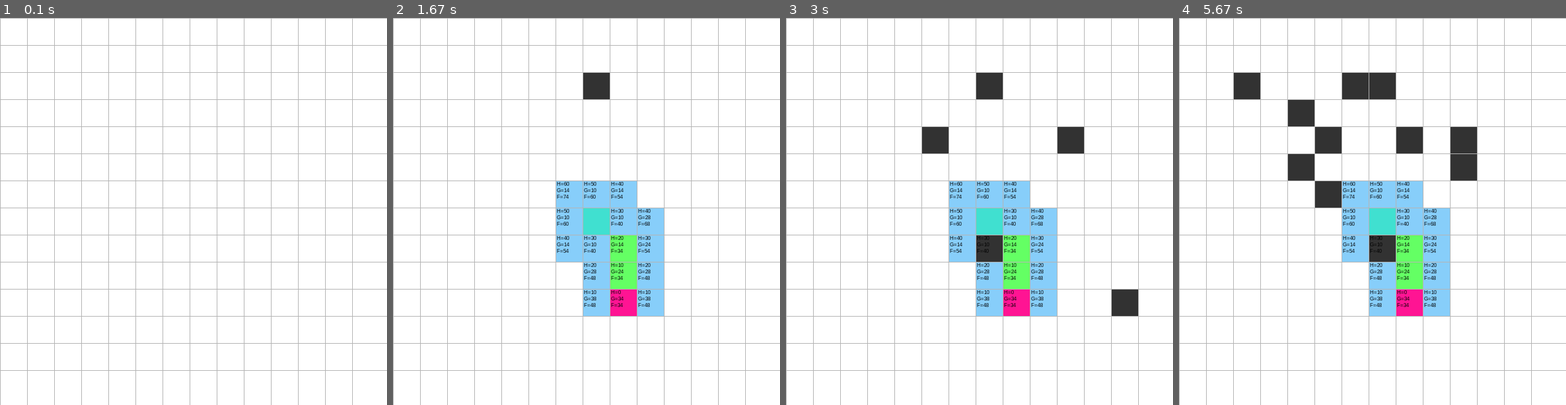
Above: before the commit, frames 1-4 (left to right).
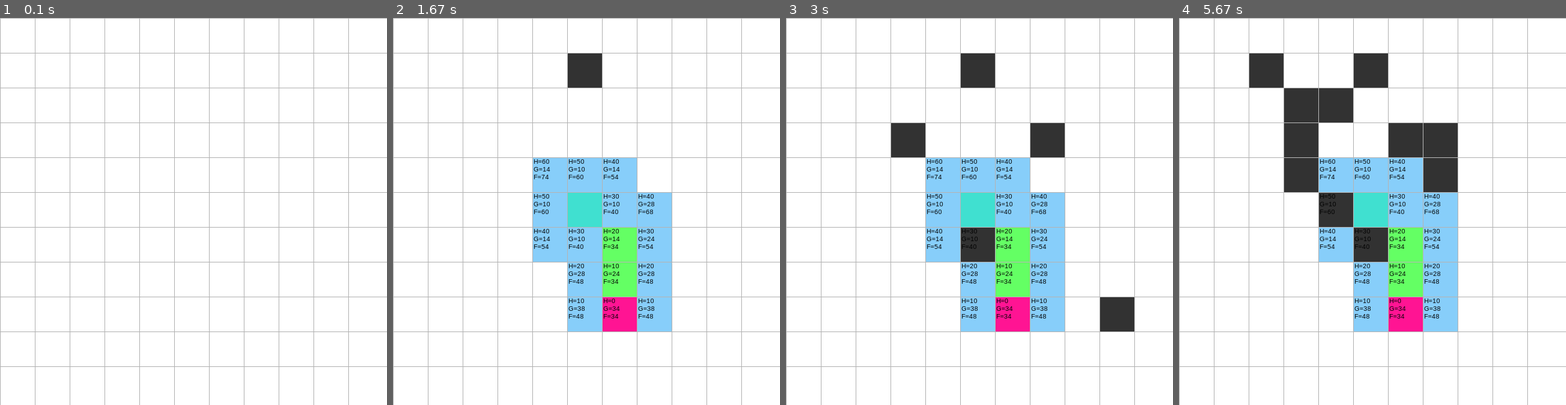
Above: after the commit, the same moments.

Repository: JuanLuisCR/IA
Game: pygame game, started from Aestrella.py
Same seed, same stepped clock (60 frames per second), same inputs: the game is played once before the commit and once after it.
Inputs (mouse positions are in pixels of both pictures, inside the frame that each line leads up to):
- Up to frame 1 (0.1 s): no input
- Up to frame 2 (1.67 s): click (586, 211) at 0.38 s; click (625, 296) at 0.72 s; tap Space at 1 s; click (594, 79) at 1.38 s
- Up to frame 3 (3 s): click (979, 257) at 1.72 s; click (925, 130) at 2.05 s; click (1114, 312) at 2.38 s; click (1060, 141) at 2.72 s
- Up to frame 4 (5.67 s): click (1256, 79) at 3.05 s; right-click (1511, 300) at 3.38 s; click (1287, 180) at 3.72 s; click (1453, 161) at 4.05 s; click (1333, 196) at 4.38 s; click (1298, 118) at 4.72 s; click (1349, 95) at 5.05 s; click (1399, 149) at 5.38 s

The runs differ from the first frame. In frame 1, 6.8% of the frame differs, in the area x 0-100%, y 0-100%; in frame 2, 15%; in frame 3, 18%; in frame 4, 21%.

Commit message:
Proyecto 2 terminado

Diff:
--- a/Aestrella.py
+++ b/Aestrella.py
@@ -5,7 +5,7 @@
 
 # Configuración de la ventana
 ANCHO_VENTANA = 600
-FILAS = 14
+FILAS = 11
 VENTANA = pygame.display.set_mode((ANCHO_VENTANA, ANCHO_VENTANA))
 pygame.display.set_caption("Visualización de Nodos")
 
--- a/Proyecto 3/app/preguntas.py
+++ b/Proyecto 3/app/preguntas.py
@@ -10,17 +10,16 @@
     bloques = [b.strip() for b in bloques if b.strip()]
     return bloques
 
-# Limpiar pregunta para usar como clave de caché
 def limpiar_pregunta(p):
     return re.sub(r"\W+", " ", p.strip().lower())
 
-# Cargar embeddings y textos aborto
+# Cargar embeddings del aborto
 vectores_aborto = np.load("C:/Users/juanl/Desktop/Semestre 9/IA/Proyecto 3/embeddings/aborto.npy")
 with open("C:/Users/juanl/Desktop/Semestre 9/IA/Proyecto 3/data/aborto.txt", encoding="utf-8") as f:
     textos_aborto = dividir_por_bloques(f.read())
 index_aborto = faiss.read_index("C:/Users/juanl/Desktop/Semestre 9/IA/Proyecto 3/embeddings/aborto.faiss")
 
-# Cargar embeddings y textos eutanasia
+# Cargar embeddings de la eutanasia
 vectores_eutanasia = np.load("C:/Users/juanl/Desktop/Semestre 9/IA/Proyecto 3/embeddings/eutanasia.npy")
 with open("C:/Users/juanl/Desktop/Semestre 9/IA/Proyecto 3/data/eutanasia.txt", encoding="utf-8") as f:
     textos_eutanasia = dividir_por_bloques(f.read())
--- a/pygamesc/modelo.py
+++ b/pygamesc/decision_tree.py
@@ -7,7 +7,7 @@
 df = pd.read_csv("C:/Users/juanl/Desktop/Semestre 9/IA/pygamesc/datos_entrenamiento.csv")
 
 # Entradas y salidas
-X = df[["velocidad", "jugador_x", "bala_h_x", "bala_v_x"]]
+X = df[["velocidad", "jugador_x", "bala_h_x", "bala_v_x", "tipo_bala"]]
 y = df[["salto", "accion_horizontal"]]
 
 # Entrenar
--- a/pygamesc/game.py
+++ b/pygamesc/game.py
@@ -1,14 +1,25 @@
 import pygame
 import random
 import pandas as pd
-from joblib import load
+from joblib import dump, load
 from sklearn.tree import DecisionTreeClassifier
+from sklearn.neighbors import KNeighborsClassifier
+import numpy as np
+import warnings
+from sklearn.exceptions import ConvergenceWarning
+from sklearn.neural_network import MLPClassifier
+from sklearn.utils import resample
+
+# Ignorar todos los warnings
+warnings.filterwarnings("ignore", category=UserWarning)
+warnings.filterwarnings("ignore", category=FutureWarning)
+warnings.filterwarnings("ignore", category=ConvergenceWarning)
 
 pygame.init()
 
 w, h = 800, 400
 pantalla = pygame.display.set_mode((w, h))
-pygame.display.set_caption("Juego: Disparo Horizontal y Caída Vertical")
+pygame.display.set_caption("Phaser remastered ultra pro 3000 no DLC incluido")
 
 BLANCO = (255, 255, 255)
 NEGRO = (0, 0, 0)
@@ -43,7 +54,7 @@
 nave_img = pygame.image.load('C:/Users/juanl/Desktop/Semestre 9/IA/pygamesc/assets/game/ufo.png')
 fondo_img = pygame.transform.scale(fondo_img, (w, h))
 
-jugador = pygame.Rect(50, h - 100, 32, 48)
+jugador = pygame.Rect(200, h - 100, 32, 48)
 bala_h = pygame.Rect(w - 50, h - 90, 16, 16)
 bala_v = pygame.Rect(random.randint(0, w - 16), 0, 16, 16)
 nave = pygame.Rect(w - 100, h - 100, 64, 64)
@@ -61,18 +72,206 @@
 fondo_x1 = 0
 fondo_x2 = w
 
-modelo = load("C:/Users/juanl/Desktop/Semestre 9/IA/pygamesc/modelo_arbol_decision.pkl")
+modelo = None
+modelo_actual = "arbol"  # Opciones: 'arbol', 'red', 'knn'
+
+def reiniciar_csv():
+    global datos_modelo
+    datos_modelo = []
+    columnas = [
+        "velocidad_balax", "bala_h_x", "tipo_bala_h",
+        "velocidad_balay", "bala_v_y", "distancia_x",
+        "accion_horizontal", "salto"
+    ]
+    df_vacio = pd.DataFrame(columns=columnas)
+    ruta_csv = "C:/Users/juanl/Desktop/Semestre 9/IA/pygamesc/datos_entrenamiento.csv"
+    df_vacio.to_csv(ruta_csv, index=False)
+    print("🧹 CSV reiniciado.")
+
+def manejar_movimiento_auto():
+    global jugador, salto, salto_altura, en_suelo, modelo_actual
+
+    if not modo_auto:
+        return
+
+    # Decisión salto
+    if bala_h_disparada:
+        X_salto = pd.DataFrame([[velocidad_bala_h, bala_h.x - jugador.x, 0]], columns=["velocidad_balax", "bala_h_x", "tipo_bala_h"])
+
+        try:
+            if modelo_actual == "arbol":
+                modelo_salto = load("C:/Users/juanl/Desktop/Semestre 9/IA/pygamesc/model/decision_tree_h.pkl")
+                if not hasattr(modelo_salto, "predict"):
+                    raise ValueError("El modelo cargado no es válido.")
+                accion_salto = modelo_salto.predict(X_salto)[0]
+            elif modelo_actual == "knn":
+                modelo_salto = load("C:/Users/juanl/Desktop/Semestre 9/IA/pygamesc/model/k_neighbors_h.pkl")
+                if not hasattr(modelo_salto, "predict"):
+                    raise ValueError("El modelo cargado no es válido.")
+                accion_salto = modelo_salto.predict(X_salto)[0]
+            elif modelo_actual == "red":
+                modelo_salto = load("C:/Users/juanl/Desktop/Semestre 9/IA/pygamesc/model/red_neuronal_salto.pkl")
+                accion_salto = modelo_salto.predict(X_salto)[0]
+            else:
+                accion_salto = 0
+        except Exception as e:
+            print("❌ Error al predecir salto:", e)
+            accion_salto = 0
+
+        if accion_salto == 1 and en_suelo and not salto:
+            salto = True
+            en_suelo = False
+
+    # Decisión movimiento horizontal
+        # Decisión movimiento horizontal
+    if bala_v_disparada:
+        distancia_x = bala_v.x - jugador.x  # Nueva distancia horizontal relevante
+        X_mov = pd.DataFrame([[velocidad_bala_v, bala_v.y, distancia_x]],
+            columns=["velocidad_balay", "bala_v_y", "distancia_x"])
+
+        try:
+            if modelo_actual == "arbol":
+                modelo_mov = load("C:/Users/juanl/Desktop/Semestre 9/IA/pygamesc/model/decision_tree_v.pkl")
+                accion_mov = modelo_mov.predict(X_mov)[0]
+            elif modelo_actual == "knn":
+                modelo_mov = load("C:/Users/juanl/Desktop/Semestre 9/IA/pygamesc/model/k_neighbors_v.pkl")
+                accion_mov = modelo_mov.predict(X_mov)[0]
+            elif modelo_actual == "red":
+                modelo_mov = load("C:/Users/juanl/Desktop/Semestre 9/IA/pygamesc/model/red_neuronal_movimiento.pkl")
+                accion_mov = modelo_mov.predict(X_mov)[0]
+            else:
+                accion_mov = 0
+        except Exception as e:
+            print("❌ Error al predecir movimiento:", e)
+            accion_mov = 0
+
+        if accion_mov == -1:
+            jugador.x -= 5
+        elif accion_mov == 1:
+            jugador.x += 5
+
+        jugador.x = max(0, min(w - jugador.width, jugador.x))
+
+# ... ENTRENAMIENTO - K NEIGHBORS ...
+def entrenar_k_neighbors():
+    try:
+        df = pd.read_csv("C:/Users/juanl/Desktop/Semestre 9/IA/pygamesc/datos_entrenamiento.csv")
+        if len(df) < 10:
+            print("⚠️ No hay suficientes datos para entrenar K-Neighbors.")
+            return
+
+        # Modelo de salto
+        X_salto = df[["velocidad_balax", "bala_h_x", "tipo_bala_h"]]
+        y_salto = df["salto"]
+
+        modelo_salto = KNeighborsClassifier(n_neighbors=3)
+        modelo_salto.fit(X_salto, y_salto)
+        dump(modelo_salto, "C:/Users/juanl/Desktop/Semestre 9/IA/pygamesc/model/k_neighbors_h.pkl")
+        print("🤝 K-Neighbors para salto entrenado y guardado.")
+
+        # Modelo de movimiento
+        X_mov = df[["velocidad_balay", "bala_v_y", "distancia_x"]]
+        y_mov = df["accion_horizontal"]
+
+        modelo_mov = KNeighborsClassifier(n_neighbors=3)
+        modelo_mov.fit(X_mov, y_mov)
+        dump(modelo_mov, "C:/Users/juanl/Desktop/Semestre 9/IA/pygamesc/model/k_neighbors_v.pkl")
+        print("🤝 K-Neighbors para movimiento entrenado y guardado.")
+
+    except Exception as e:
+        print("❌ Error al entrenar K-Neighbors:", e)
+
+# ... ENTRENAMIENTO - DECISION TREE ...
+def entrenar_arboles():
+    try:
+        df = pd.read_csv("C:/Users/juanl/Desktop/Semestre 9/IA/pygamesc/datos_entrenamiento.csv")
+        if len(df) < 10:
+            print("⚠️ No hay suficientes datos para entrenar árboles.")
+            return
+
+        # Modelo de salto con bala horizontal
+        X_salto = df[["velocidad_balax", "bala_h_x", "tipo_bala_h"]]
+        y_salto = df["salto"]
+
+        modelo_salto = DecisionTreeClassifier()
+        modelo_salto.fit(X_salto, y_salto)
+        dump(modelo_salto, "C:/Users/juanl/Desktop/Semestre 9/IA/pygamesc/model/decision_tree_h.pkl")
+        print("🌳 Árbol de decisión para salto entrenado y guardado.")
+
+        # Modelo de movimiento con bala vertical
+        X_mov = df[["velocidad_balay", "bala_v_y", "distancia_x"]]
+        y_mov = df["accion_horizontal"]
+
+        modelo_mov = DecisionTreeClassifier()
+        modelo_mov.fit(X_mov, y_mov)
+        dump(modelo_mov, "C:/Users/juanl/Desktop/Semestre 9/IA/pygamesc/model/decision_tree_v.pkl")
+        print("🌳 Árbol de decisión para movimiento entrenado y guardado.")
+
+    except Exception as e:
+        print("❌ Error al entrenar árboles:", e)
+
+# ... ENTRENAMIENTO - RED NEURONAL CON FUNCIÓN DE ACTIVACIÓN TANH ...
+
+def entrenar_red_neuronal():
+    try:
+        df = pd.read_csv("C:/Users/juanl/Desktop/Semestre 9/IA/pygamesc/datos_entrenamiento.csv")
+        if len(df) < 10:
+            print("⚠️ No hay suficientes datos para entrenar.")
+            return
+
+        # Red para salto
+        X_salto = df[["velocidad_balax", "bala_h_x", "tipo_bala_h"]]
+        y_salto = df["salto"]
+        red_salto = MLPClassifier(hidden_layer_sizes=(10,), activation='tanh', max_iter=1000)
+        red_salto.fit(X_salto, y_salto)
+        dump(red_salto, "C:/Users/juanl/Desktop/Semestre 9/IA/pygamesc/model/red_neuronal_salto.pkl")
+        print("🤖 Red neuronal salto entrenada.")
+
+        try:
+            df = pd.read_csv("C:/Users/juanl/Desktop/Semestre 9/IA/pygamesc/datos_entrenamiento.csv")
+
+            df_0 = df[df["accion_horizontal"] == 0]
+            df_1 = df[df["accion_horizontal"] == 1]
+            df_m1 = df[df["accion_horizontal"] == -1]
+
+            # Submuestreo de clase mayoritaria
+            df_0_down = resample(df_0, replace=False, n_samples=800, random_state=42)
+            # Sobremuestreo de clases minoritarias
+            df_1_up = resample(df_1, replace=False, random_state=42)
+            df_m1_up = resample(df_m1, replace=False, random_state=42)
+
+            # Dataset balanceado
+            df_bal = pd.concat([df_0_down, df_1_up, df_m1_up])
+
+            X_mov = df_bal[["velocidad_balay", "bala_v_y", "distancia_x"]]
+            y_mov = df_bal["accion_horizontal"]
+
+            red_mov = MLPClassifier(hidden_layer_sizes=(32, 16), activation='tanh', max_iter=1500, solver='adam', random_state=42)
+            red_mov.fit(X_mov, y_mov)
+            dump(red_mov, "C:/Users/juanl/Desktop/Semestre 9/IA/pygamesc/model/red_neuronal_movimiento.pkl")
+            print("✅ Red neuronal (balanceada) para movimiento horizontal entrenada correctamente.")
+
+            print("Distribución de clases (accion_horizontal):")
+            print(y_mov.value_counts())
+        except Exception as e:
+            print("❌ Error en entrenamiento balanceado de movimiento:", e)
+
+    except Exception as e:
+        print("❌ Error al entrenar redes neuronales:", e)
+
+
 
 def disparar_bala_h():
     global bala_h_disparada, velocidad_bala_h
     if not bala_h_disparada:
         velocidad_bala_h = random.randint(-8, -3)
         bala_h_disparada = True
+        guardar_datos(tipo_bala_h=0)
 
 def disparar_bala_v():
     global bala_v_disparada, velocidad_bala_v
     if not bala_v_disparada:
-        velocidad_bala_v = random.randint(1, 3)  # Velocidad positiva para caída
+        velocidad_bala_v = random.randint(3, 5)
         bala_v_disparada = True
 
 def reset_bala_h():
@@ -82,16 +281,13 @@
 
 def reset_bala_v():
     global bala_v, bala_v_disparada
-    bala_v.y = 0  # Desde arriba
-    bala_v.x = random.randint(0, w - 16)  # Posición horizontal aleatoria
+    bala_v.y = 0
+    bala_v.x = random.randint(0, w - 16)
     bala_v_disparada = False
-
-
-
 
 def guardar_csv():
     df = pd.DataFrame(datos_modelo, columns=[
-        "velocidad", "jugador_x", "bala_h_x", "bala_v_x", "salto", "accion_horizontal"
+        "velocidad_balax", "bala_h_x", "tipo_bala_h", "velocidad_balay", "bala_v_y", "distancia_x", "accion_horizontal", "salto"
     ])
     df.to_csv("C:/Users/juanl/Desktop/Semestre 9/IA/pygamesc/datos_entrenamiento.csv", index=False)
 
@@ -106,38 +302,77 @@
             salto_altura = 15
             en_suelo = True
 
-def guardar_datos():
+def guardar_datos(tipo_bala_h=0):
+    global modo_auto
+    if modo_auto:
+        return  # No guardar datos si estamos en modo automático
     salto_hecho = 1 if salto else 0
-
-    if pygame.key.get_pressed()[pygame.K_LEFT]:
-        accion_horizontal = -1
-    elif pygame.key.get_pressed()[pygame.K_RIGHT]:
-        accion_horizontal = 1
-    else:
-        accion_horizontal = 0
-
-    datos_modelo.append((
-        velocidad_bala_h,
-        jugador.x,
-        bala_h.x,
-        bala_v.x,
-        accion_horizontal,
-        salto_hecho
-    ))
+    teclas = pygame.key.get_pressed()
+    accion_horizontal = -1 if teclas[pygame.K_LEFT] else 1 if teclas[pygame.K_RIGHT] else 0
+    fila = (
+        velocidad_bala_h, bala_h.x - jugador.x, tipo_bala_h,
+        velocidad_bala_v, bala_v.y, bala_v.x - jugador.x,
+        accion_horizontal, salto_hecho
+    )
+    print("💾 Fila guardada:", fila)
+    datos_modelo.append(fila)
+
 
 def pausa_juego():
-    global pausa
+    global pausa, menu_activo, modo_auto, modelo_actual
     pausa = not pausa
+    guardar_csv()
+    entrenar_red_neuronal()
+    entrenar_arboles()
+    entrenar_k_neighbors()
+
     if pausa:
-        print("Juego pausado. Datos:", datos_modelo)
-    else:
-        print("Reanudado.")
+        pantalla.fill(NEGRO)
+        texto = fuente.render("PAUSA - Presiona 'A' para modo Auto o 'P' para reanudar", True, BLANCO)
+        texto2 = fuente.render("Presiona '1': Árbol | '2': Red Neuronal | '3': K-Vecinos", True, BLANCO)
+        pantalla.blit(texto, (w // 6, h // 2))
+        pantalla.blit(texto2, (w // 6, h // 2 + 30))
+        pygame.display.flip()
+
+        while pausa:
+            for evento in pygame.event.get():
+                if evento.type == pygame.QUIT:
+                    pygame.quit()
+                    guardar_csv()
+                    exit()
+
+                elif evento.type == pygame.KEYDOWN:
+                    if evento.key == pygame.K_a:
+                        modo_auto = True
+                        pausa = False
+                        print("🤖 Modo automático activado")
+
+                    elif evento.key == pygame.K_1:
+                        modelo_actual = "arbol"
+                        entrenar_arboles()
+                        print("🌳 Modelo seleccionado: 'arbol'")
+
+                    elif evento.key == pygame.K_2:
+                        modelo_actual = "red"
+                        entrenar_red_neuronal()
+                        print("🤖 Modelo seleccionado: 'red'")
+
+                    elif evento.key == pygame.K_3:
+                        modelo_actual = "knn"
+                        entrenar_k_neighbors()
+                        print("🤝 Modelo seleccionado: 'knn'")
+
+                    elif evento.key == pygame.K_p:
+                        pausa = False
+                        print("▶️ Reanudando juego")
 
 def mostrar_menu():
-    global menu_activo, modo_auto
+    global menu_activo, modo_auto, modelo_actual
     pantalla.fill(NEGRO)
-    texto = fuente.render("Presiona 'A' para Auto, 'M' para Manual, o 'Q' para Salir", True, BLANCO)
-    pantalla.blit(texto, (w // 4, h // 2))
+    texto1 = fuente.render("Presiona 'A' para Auto, 'M' para Manual, 'Q' para Salir", True, BLANCO)
+    texto2 = fuente.render("Presiona '1': Árbol | '2': Red Neuronal | '3': K-Vecinos", True, BLANCO)
+    pantalla.blit(texto1, (w // 6, h // 2 - 30))
+    pantalla.blit(texto2, (w // 6, h // 2 + 10))
     pygame.display.flip()
 
     while menu_activo:
@@ -145,36 +380,54 @@
             if evento.type == pygame.QUIT:
                 pygame.quit()
                 exit()
+
             if evento.type == pygame.KEYDOWN:
                 if evento.key == pygame.K_a:
                     modo_auto = True
                     menu_activo = False
+                    print(f"🤖 Modo automático activado con modelo '{modelo_actual}'")
+
                 elif evento.key == pygame.K_m:
                     modo_auto = False
                     menu_activo = False
+                    reiniciar_csv()
+                    print("Modo manual activado")
+
+                elif evento.key == pygame.K_1:
+                    modelo_actual = "arbol"
+                    entrenar_arboles()
+                    print("🤖 Modelo seleccionado: 'arbol'")
+
+                elif evento.key == pygame.K_2:
+                    modelo_actual = "red"
+                    entrenar_red_neuronal()
+                    print("🤖 Modelo seleccionado: 'red'")
+
+                elif evento.key == pygame.K_3:
+                    modelo_actual = "knn"
+                    entrenar_k_neighbors()
+                    print("🤖 Modelo seleccionado: 'knn'")
+
                 elif evento.key == pygame.K_q:
-                    print("Juego terminado. Datos:", datos_modelo)
+                    guardar_csv()
                     pygame.quit()
-                    guardar_csv()
                     exit()
+
+
 
 def reiniciar_juego():
     global menu_activo, jugador, bala_h, bala_v, nave, bala_h_disparada, bala_v_disparada, salto, en_suelo
     menu_activo = True
-    jugador.x, jugador.y = 50, h - 100
-    bala_h.x = w - 50
-    bala_v.x = random.randint(0, w - 16)
-    bala_v.y = 0
+    jugador.x, jugador.y = 250, h - 100
+    reset_bala_h()
+    reset_bala_v()
     nave.x, nave.y = w - 100, h - 100
-    bala_h_disparada = False
-    bala_v_disparada = False
     salto = False
     en_suelo = True
-    print("Datos recopilados:", datos_modelo)
     mostrar_menu()
 
 def update():
-    global frame_count, current_frame, fondo_x1, fondo_x2, bala_v
+    global frame_count, current_frame, fondo_x1, fondo_x2
 
     fondo_x1 -= 1
     fondo_x2 -= 1
@@ -204,12 +457,22 @@
     pantalla.blit(bala_img, (bala_v.x, bala_v.y))
 
     if jugador.colliderect(bala_h) or jugador.colliderect(bala_v):
-        print("Colisión detectada!")
         guardar_csv()
         reiniciar_juego()
 
 def main():
-    global salto, en_suelo, bala_h_disparada, bala_v_disparada
+    global salto, en_suelo, bala_h_disparada, bala_v_disparada, modelo_salto, modelo_mov
+    try:
+        modelo_salto = load("C:/Users/juanl/Desktop/Semestre 9/IA/pygamesc/model/k_neighbors_h.pkl")
+        print("✅ Modelo de salto cargado.")
+    except:
+        print("❌ No se pudo cargar el modelo de salto.")
+
+    try:
+        modelo_mov = load("C:/Users/juanl/Desktop/Semestre 9/IA/pygamesc/model/k_neighbors_v.pkl")
+        print("✅ Modelo de movimiento cargado.")
+    except:
+        print("❌ No se pudo cargar el modelo de movimiento.")
 
     reloj = pygame.time.Clock()
     mostrar_menu()
@@ -226,42 +489,26 @@
                 if evento.key == pygame.K_p:
                     pausa_juego()
                 if evento.key == pygame.K_q:
-                    print("Juego terminado. Datos:", datos_modelo)
+                    guardar_csv()
                     pygame.quit()
-                    guardar_csv()
                     exit()
 
         if not pausa:
             teclas = pygame.key.get_pressed()
+
+            if not bala_v_disparada:
+                disparar_bala_v()
+            if not bala_h_disparada:
+                disparar_bala_h()
+
             if not modo_auto:
                 if teclas[pygame.K_LEFT]:
                     jugador.x -= 5
                 if teclas[pygame.K_RIGHT]:
                     jugador.x += 5
 
-            if not bala_v_disparada:
-                disparar_bala_v()
-            if not bala_h_disparada:
-                disparar_bala_h()
-
             if modo_auto:
-                entrada = [[
-                    velocidad_bala_h,
-                    jugador.x,
-                    bala_h.x,
-                    bala_v.x
-                ]]
-
-                accion_h, accion_salto = modelo.predict(entrada)[0]
-
-                if accion_h == -1:
-                    jugador.x -= 5
-                elif accion_h == 1:
-                    jugador.x += 5
-
-                if accion_salto == 1 and en_suelo:
-                    salto = True
-                    en_suelo = False
+                manejar_movimiento_auto()
 
             if salto:
                 manejar_salto()
Not shown, changed: datos_entrenamiento2.csv
Binary file removed: modelo_arbol.pkl
Binary file removed: modelo_knn.pkl
Binary file removed: modelo_nn.pkl
Not shown, changed: pygamesc/datos_entrenamiento.csv
Binary file added: pygamesc/model/decision_tree_h.pkl
Binary file added: pygamesc/model/decision_tree_v.pkl
Binary file added: pygamesc/model/escaler_movimiento.pkl
Binary file added: pygamesc/model/k_neighbors_h.pkl
Binary file added: pygamesc/model/k_neighbors_v.pkl
Binary file added: pygamesc/model/red_neuronal_movimiento.pkl
Binary file added: pygamesc/model/red_neuronal_salto.pkl
(and 3 more such lines)
